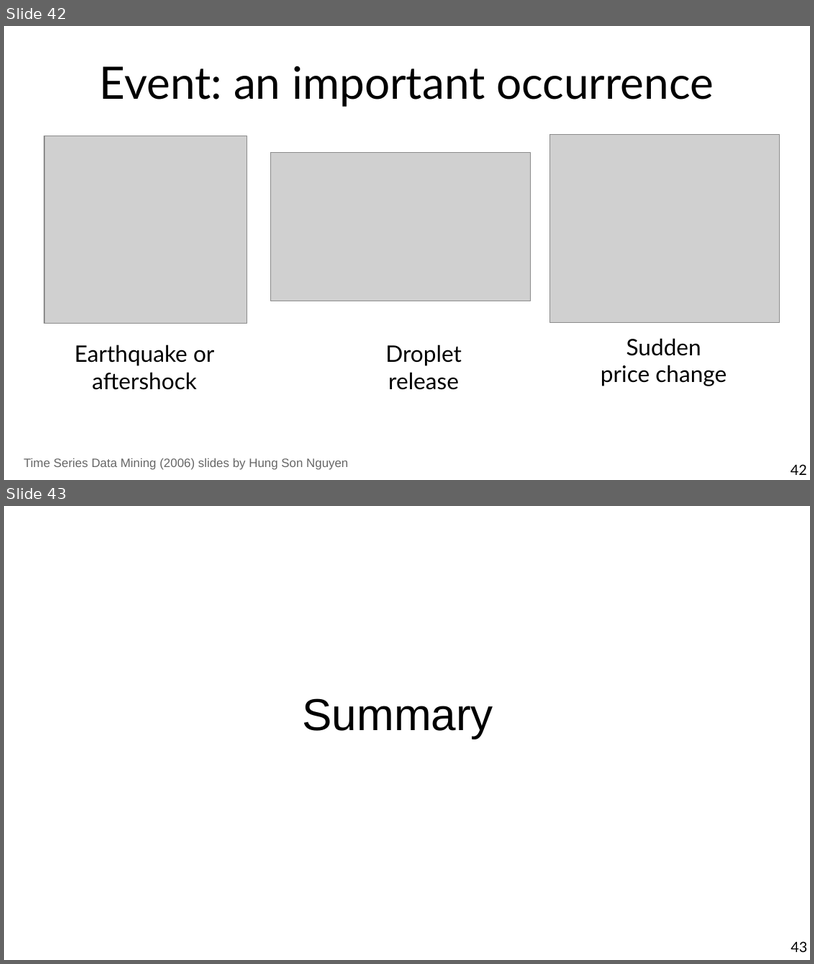
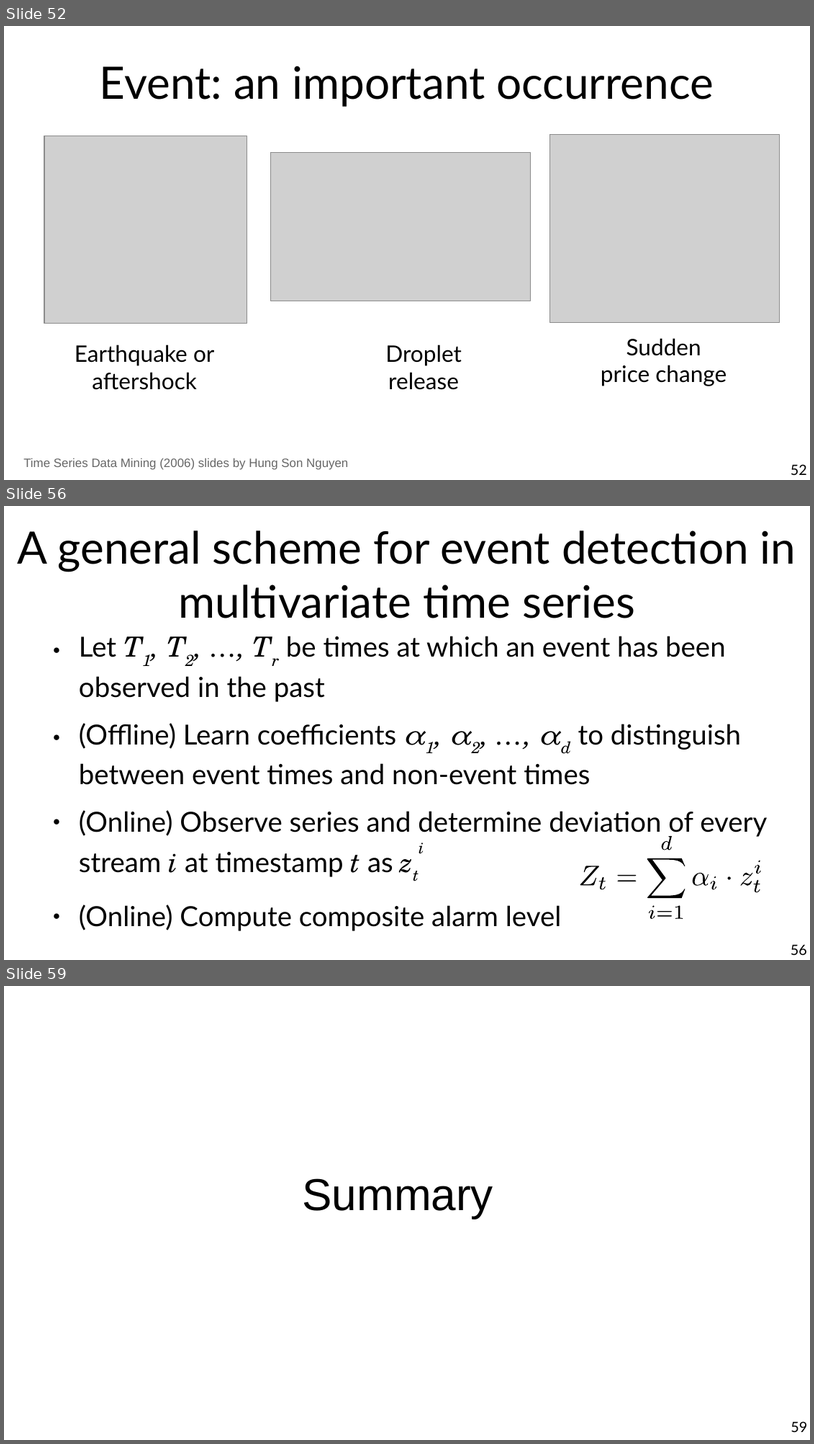
Before and after one commit to marco-calautti/data-mining-course, a slide deck: theory/tt11_time_series.odp. Shown one above the other, each under a label of ours: slides 42 and 43 before the commit, slides 52, 56 and 59 after it; the slides between them are not shown. The pictures are 814x964 and 814x1444 pixels, drawn with LibreOffice and Linux fonts; fonts in the diff are those of the drawing; grey boxes stand for pictures. Boxes give left, top, right and bottom in pixels: in the first picture for what was removed or moved away, otherwise in the second. Text is boxed around its words. In the diff, an @@ line names an element or a change of style, - is before the commit and + after.

```diff
--- a/theory/tt11_time_series.odp
+++ b/theory/tt11_time_series.odp
@@ slide 56 added at [4,506,810,960], background #FFFFFF @@
@@ title added at [18,530,797,618], 44 pt, text #000000 @@
+A general scheme for event detection in multivariate time series
@@ text added at [79,636,767,931], 27.2 pt, text #000000 @@
+● Let T1, T2, …, Tr be times at which an event has been observed in the past
+● (Offline) Learn coefficients α1, α2, …, αd to distinguish between event times and non-event times
+● (Online) Observe series and determine deviation of every stream i at timestamp t as zti
+● (Online) Compute composite alarm level
@@ group added at [581,836,761,919]: 14 freeform shapes @@
@@ page number added at [791,944,808,955], 14 pt, text #000000 @@
+56
@@ what was slide 42 is now slide 52 @@
@@ page number at [791,464,808,475]: text changed @@
-42
+52
@@ what was slide 43 is now slide 59 @@
@@ page number at [791,1421,808,1432]: text changed @@
-43
+59
```
Also in this commit, not shown: 6 slides changed, 18 other slides added, 3 slides removed.
